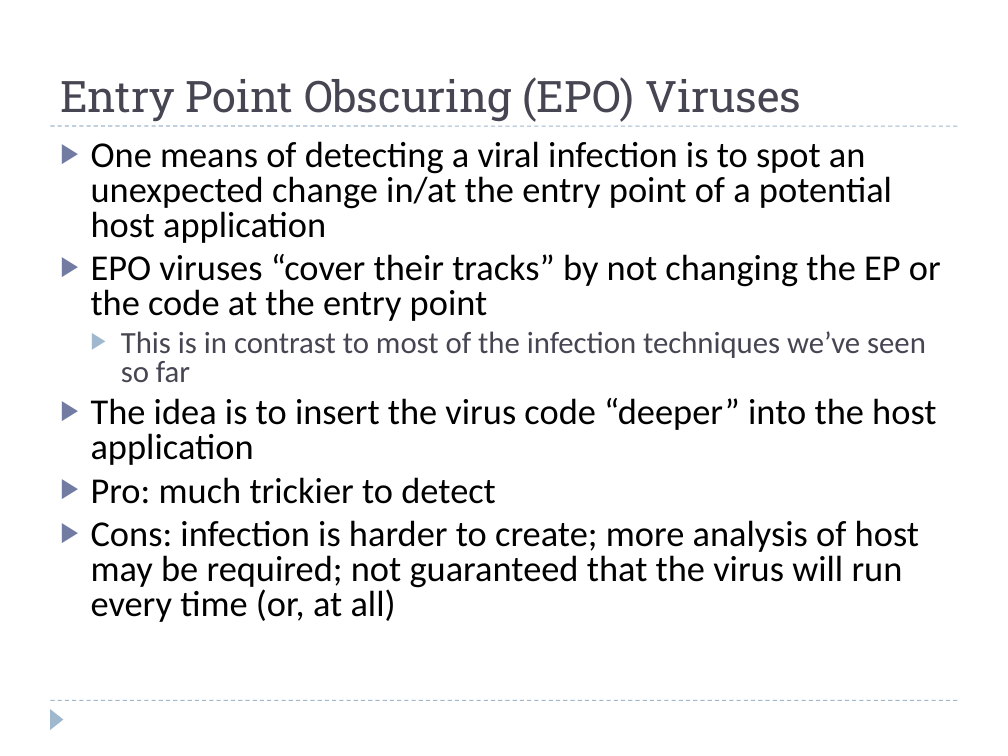
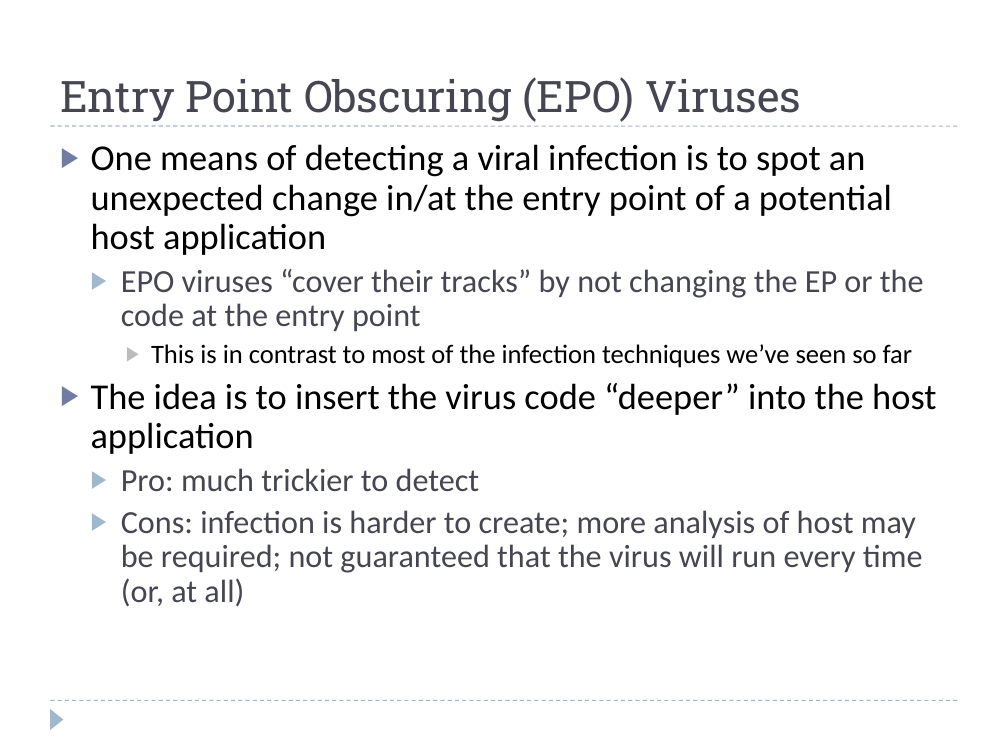
Before and after one commit to harrisonwl/harrisonwl.github.io, a slide deck: slide 34 of assets/courses/malware/spring2017/slides/week01/MaliceExploitationInfection.pptx. Drawn at 1008x756 pixels with LibreOffice and Linux fonts; fonts in the diff are those of the drawing; background and template pictures are left out. Boxes give left, top, right and bottom in pixels: in the first picture for what was removed or moved away, otherwise in the second. Text is boxed around its words. In the diff, an @@ line names an element or a change of style, - is before the commit and + after.

```diff
--- a/assets/courses/malware/spring2017/slides/week01/MaliceExploitationInfection.pptx
+++ b/assets/courses/malware/spring2017/slides/week01/MaliceExploitationInfection.pptx
@@ text "One means of detecting a ..." at [91, 144, 936, 607]: size 26 to 23 pt, text colour #000000 to #464653 in "EPO viruses “cover their tracks” by not ...", "Pro: much trickier to detect", "Cons: infection is harder to create; more ..."; size 22 to 19 pt, text colour #464653 to #000000 in "This is in contrast to most of ..."; line spacing 0.8 to 0.9; list level 1 to 2 in "EPO viruses “cover their tracks” ..."; bullet colour #727CA3 to #9FB8CD; list level 2 to 3 in "This is in contrast to ..."; bullet colour #9FB8CD to #BDBDBD; list level 1 to 2 in "Pro: much trickier to detect"; list level 1 to 2 in "Cons: infection is harder to ..." @@
```
Also in this commit, not shown: 1 other slide changed, 2 other files.
